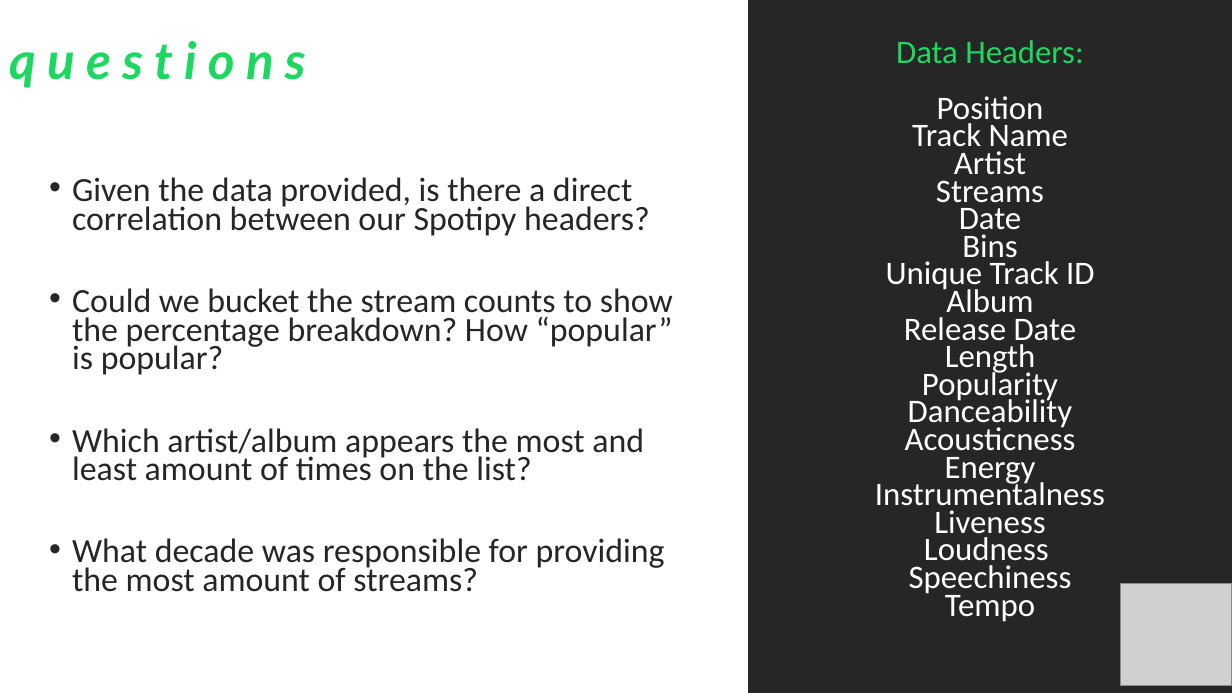
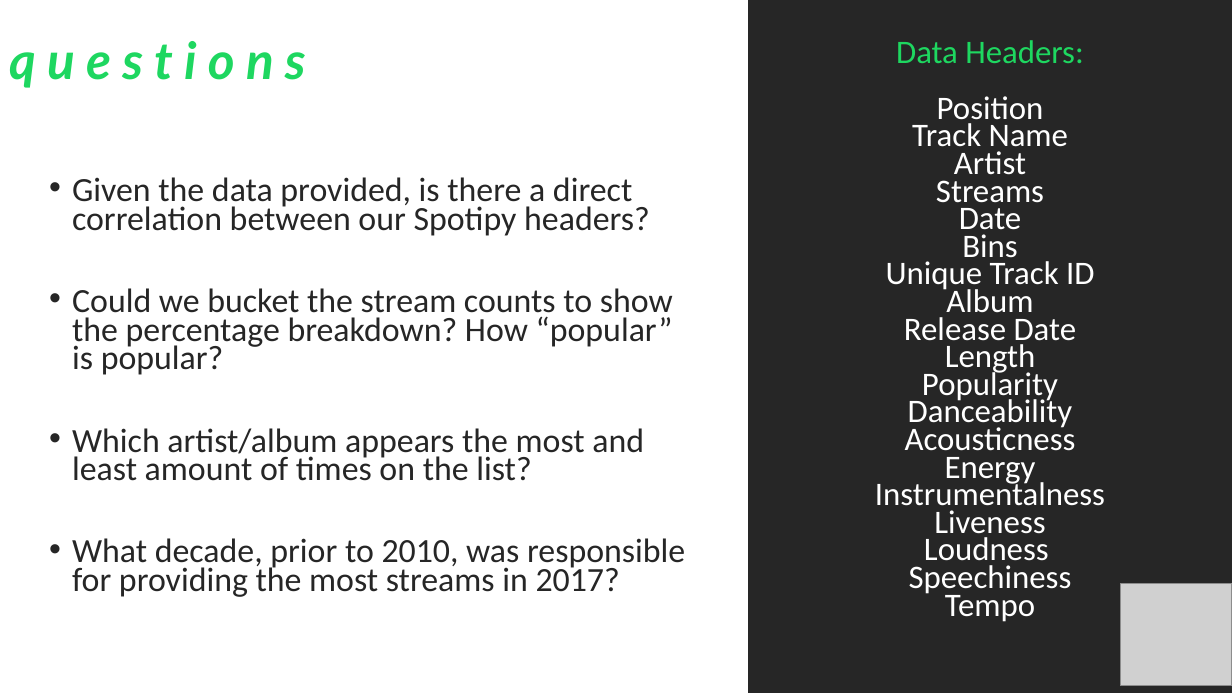
Before and after one commit to iastanehasl/Project-One, a slide deck: slide 3 of Spotipy Presentation 10.27.pptx. Drawn at 1232x693 pixels with LibreOffice and Linux fonts; fonts in the diff are those of the drawing; grey boxes stand for pictures. Boxes give left, top, right and bottom in pixels: in the first picture for what was removed or moved away, otherwise in the second. Text is boxed around its words. In the diff, an @@ line names an element or a change of style, - is before the commit and + after.

```diff
--- a/Spotipy Presentation 10.27.pptx
+++ b/Spotipy Presentation 10.27.pptx
@@ text at box(72, 538, 685, 597): text changed @@
-• What decade was responsible for providing the most amount of streams?
+• What decade, prior to 2010, was responsible for providing the most streams in 2017?
```
Also in this commit, not shown: 1 other file.
